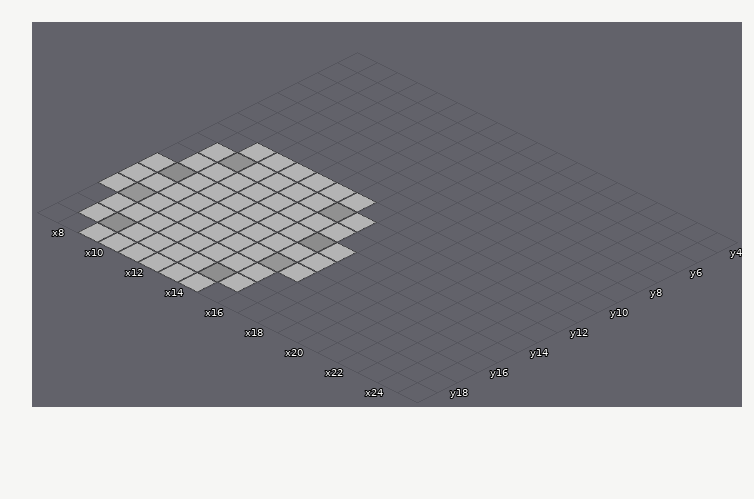
One commit to this Tiled map: feng-zhi/assets/maps/study/maps/study_night.tmx. That is the earlier state.
Cells are 64x32 px. Isometric: x runs down to the right, y down to the left. Shown: x 7..25, y 4..19. The old version is drawn lined up with the new one.
The result:
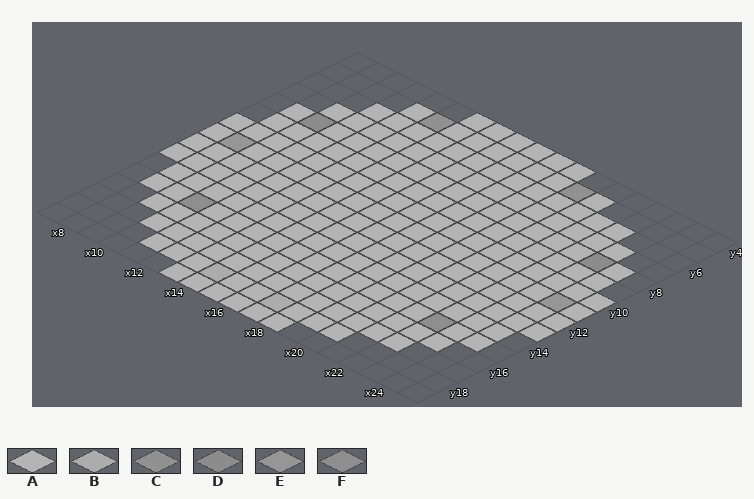
Key: from "study_ground_tiles": A 0, B 5, C 6, D 7, E 9, F 10.
_ is an empty cell.
Diff:
{"change": "map size 16x16 -> 32x28 cells (old content now starts at 4,8; both pictures use the new coordinates)"}
{"where": "layer \"Ground\""}
{"y":4,"x":13,"old":"______","new":"AAAAAA"}
{"y":5,"x":11,"old":"__________","new":"AAAAAAAAAA"}
{"y":6,"x":10,"old":"_____________","new":"AAAAAAAAAAAAA"}
{"y":7,"x":9,"old":"_______________","new":"AAAAAAAAAAAAAAA"}
{"y":8,"x":8,"old":"_________________","new":"AAAAAAAAAAAAAAAAA"}
{"y":9,"x":8,"old":"_________________","new":"AAAAAAAAAAAAAAAAA"}
{"y":10,"x":7,"old":"___________________","new":"AAAAAAAAAAAAAAAAAAA"}
{"y":11,"x":7,"old":"__","new":"AA"}
{"y":11,"x":15,"old":"___________","new":"AAAAAAAAAAA"}
{"y":12,"x":7,"old":"_","new":"A"}
{"y":12,"x":16,"old":"__________","new":"AAAAAAAAAA"}
{"y":13,"x":7,"old":"_","new":"A"}
{"y":13,"x":16,"old":"__________","new":"AAAAAAAAAA"}
{"y":14,"x":7,"old":"A","new":"_"}
{"y":14,"x":17,"old":"________","new":"AAAAAAAA"}
{"y":15,"x":7,"old":"A","new":"_"}
{"y":15,"x":17,"old":"________","new":"AAAAAAAA"}
{"y":16,"x":7,"old":"AA","new":"__"}
{"y":16,"x":17,"old":"_______","new":"AAAAAAA"}
{"y":17,"x":8,"old":"AA","new":"__"}
{"y":17,"x":16,"old":"_______","new":"AAAAAAA"}
{"y":18,"x":8,"old":"AAA","new":"___"}
{"y":18,"x":16,"old":"_____","new":"AAAAA"}
{"y":19,"x":9,"old":"AAAA","new":"____"}
{"y":19,"x":15,"old":"____","new":"AAAA"}
{"where": "layer \"Terrain\""}
{"y":5,"x":12,"old":"_","new":"C"}
{"y":5,"x":19,"old":"_","new":"C"}
{"y":8,"x":9,"old":"_","new":"D"}
{"y":8,"x":23,"old":"_","new":"D"}
{"y":11,"x":8,"old":"_","new":"E"}
{"y":11,"x":24,"old":"_","new":"E"}
{"y":12,"x":9,"old":"C","new":"_"}
{"y":12,"x":14,"old":"C","new":"_"}
{"y":14,"x":8,"old":"D","new":"_"}
{"y":14,"x":15,"old":"D","new":"_"}
{"y":15,"x":10,"old":"_","new":"F"}
{"y":15,"x":22,"old":"_","new":"F"}
{"y":16,"x":8,"old":"E","new":"_"}
{"y":16,"x":15,"old":"E","new":"_"}
{"y":18,"x":9,"old":"F","new":"_"}
{"y":18,"x":14,"old":"F","new":"B"}
{"y":18,"x":17,"old":"_","new":"B"}
{"label":"changed","picture_box":[77,102,637,352]}
